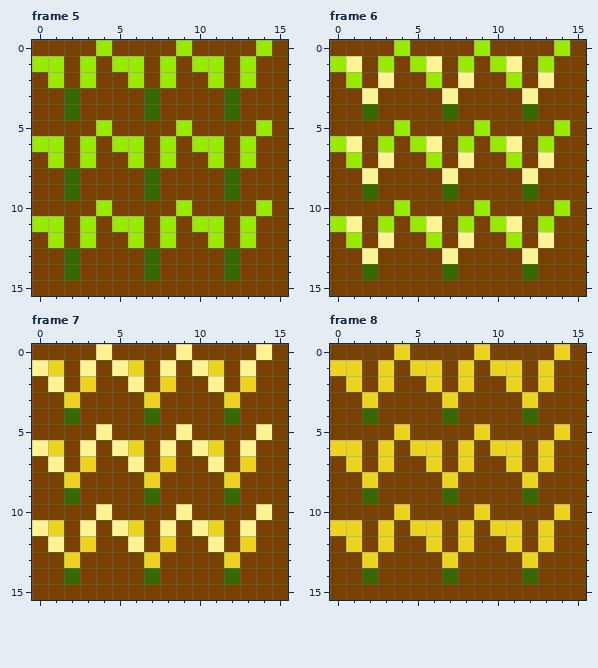
Edited in one commit: pixel-art file (sprites/crops/wheat.aseprite). The picture above is the old version.
16x16 pixels, 8 frames. Colours within 5 levels of each other are drawn and written as one. Shown: frame 5, frame 6, frame 7, frame 8. The commit also changed other frames, which this record leaves out.
After:
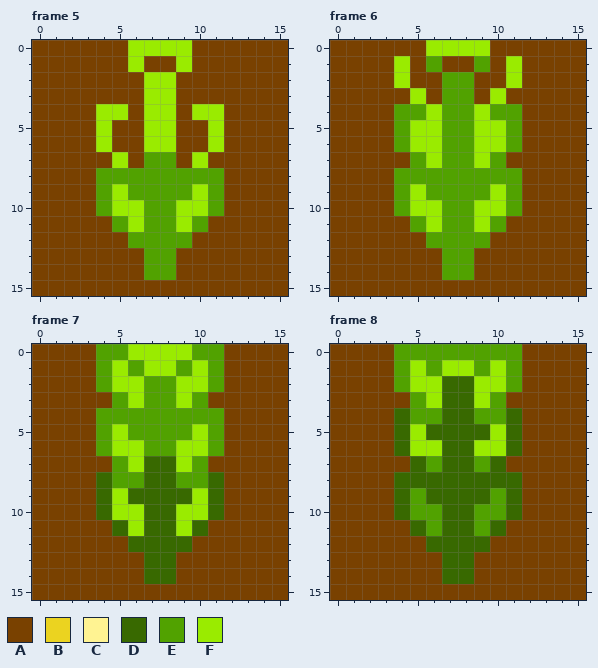
Palette (. is transparent): A #794100  B #ebd320  C #fff392  D #386900  E #51a200  F #9aeb00
The exact change:
Changed rows in their new state; - is an unchanged pixel.
Frame 5:
first column x 0:
 0 ----A-FFF-----A
 1 AA-A-A--AFAA-A-
 2 -A-A--AF---A-A-
 3 --A----FF---A--
 4 --A-FF-FF-FFA--
 5 -------FFA-F--A
 6 AA-AFAAF--A--A-
 7 -A-A-FAEE-FA-A-
 8 --A-EEEEEEEEA--
 9 --A-EFEEEEFEA--
10 ----EFFEE-FE--A
11 AA-A-E-EEFEA-A-
12 -A-A--EEEE-A-A-
13 --A----EE---A--
14 --A----EE---A--
Frame 6:
first column x 0:
 0 ----A-FFF-----A
 1 AA-AFAE-AEAF-A-
 2 -A-AF-AEE----A-
 3 --A--F-EE-F-A--
 4 --A-EEFEEFEEA--
 5 ----EFFEE-FE--A
 6 AA-AE-FEEF-E-A-
 7 -A-A-E-EEFEA-A-
 8 --A-EEEEEEEEA--
 9 --A-EFEEEEFEA--
10 ----EFFEE-FE--A
11 AA-A-EFEEFEA-A-
12 -A-A--EEEE-A-A-
13 --A----EE---A--
14 --A----EE---A--
Frame 7:
first column x 0:
 0 ----EEFFFFEE--A
 1 AA-AEFEFFEFE-A-
 2 -A-AEFFEEFFE-A-
 3 --A--EFEEFE-A--
 4 --A-EEEEEEEEA--
 5 ----EFEEEEFE--A
 6 AA-AEFFEEFFE-A-
 7 -A-A-EFDDFEA-A-
 8 --A-DEEDDEEDA--
 9 --A-DFD-DDFDA--
10 ----DFFDDFFD--A
11 AA-A-DFDDFDA-A-
12 -A-A--DDDD-A-A-
13 --A----DD---A--
14 --A-----D---A--
Frame 8:
first column x 0:
 0 ----EEEEEEEE--A
 1 AA-AEFEFFEFE-A-
 2 -A-AEFFDDFFE-A-
 3 --A--EFDDFE-A--
 4 --A-DEE-DEEDA--
 5 ----DFDDDDFD--A
 6 AA-ADFFDDFFD-A-
 7 -A-A-DEDDEDA-A-
 8 --A-DDDDDDDDA--
 9 --A-DED-DDEDA--
10 ----DEEDDEED--A
11 AA-A-DEDDEDA-A-
12 -A-A--DDDD-A-A-
13 --A----DD---A--
14 --A-----D---A--
Changed places in both pictures, as pixel boxes (x1, y1, x2, y2):
changed: (32, 40, 272, 280)
changed: (330, 40, 570, 280)
changed: (32, 344, 272, 584)
changed: (330, 344, 570, 584)
